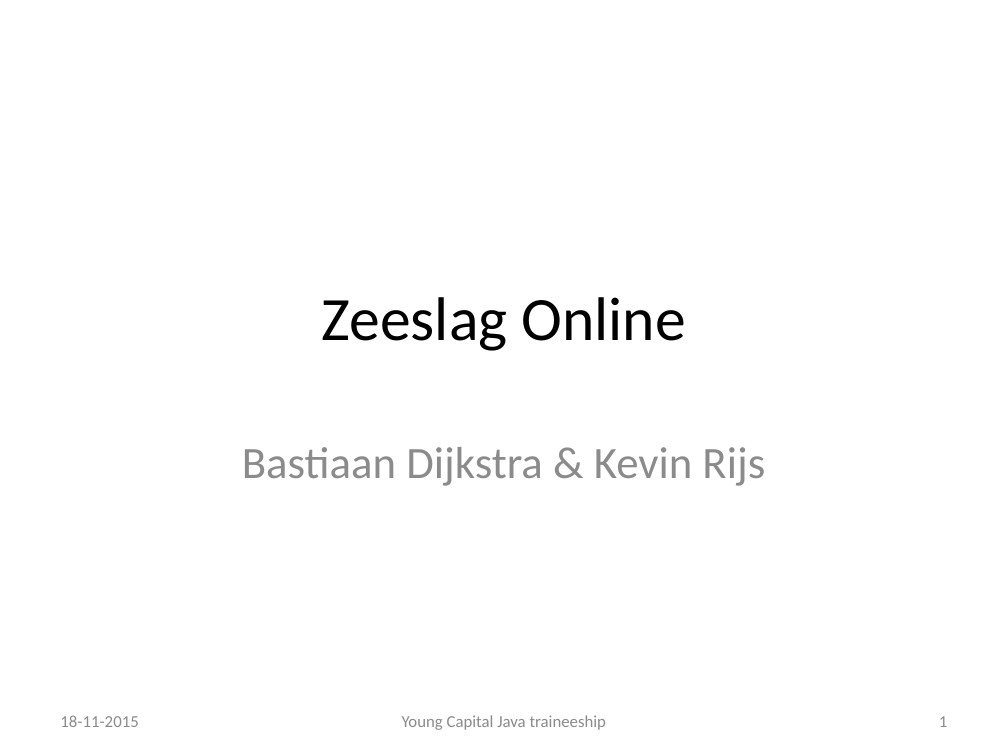
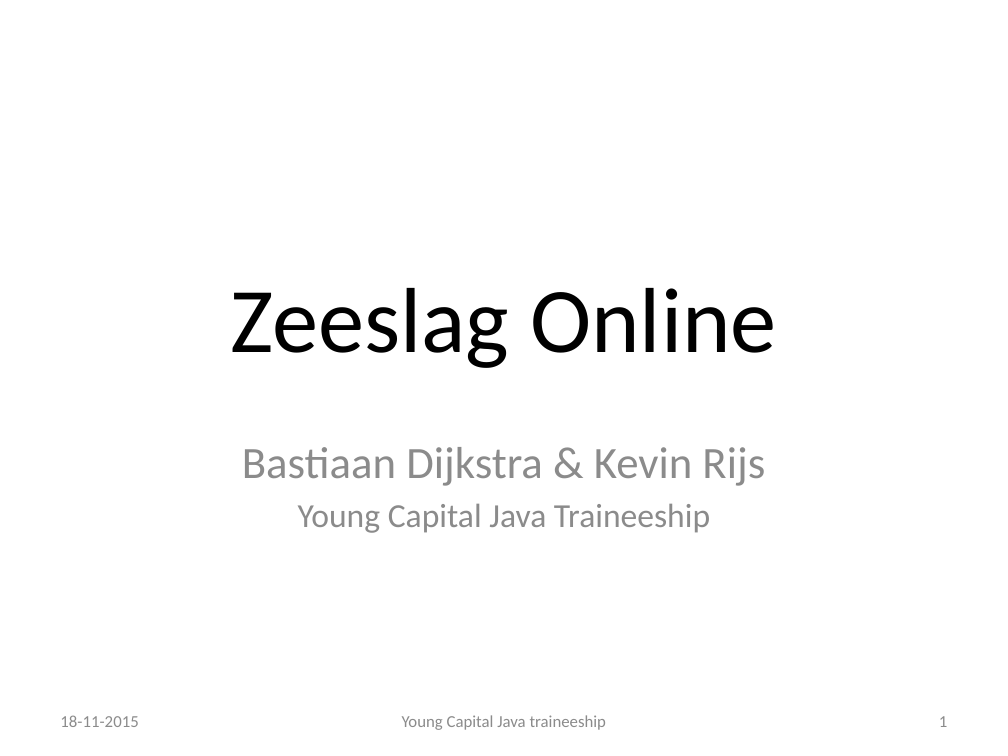
Before and after one commit to kevinrijs/ZeeSlagOnline, a slide deck: slide 1 of ZeeslagPresentatie2.pptx. Drawn at 1008x756 pixels with LibreOffice and Linux fonts; fonts in the diff are those of the drawing. Boxes give left, top, right and bottom in pixels: in the first picture for what was removed or moved away, otherwise in the second. Text is boxed around its words. In the diff, an @@ line names an element or a change of style, - is before the commit and + after.

```diff
--- a/ZeeslagPresentatie2.pptx
+++ b/ZeeslagPresentatie2.pptx
@@ title "Zeeslag Online" at (231, 288, 776, 368): size 44 to 66 pt @@
@@ subtitle at (298, 503, 710, 533): paragraph added @@
+Young Capital Java Traineeship
```
Also in this commit, not shown: 10 other slides changed, 2 other files.
